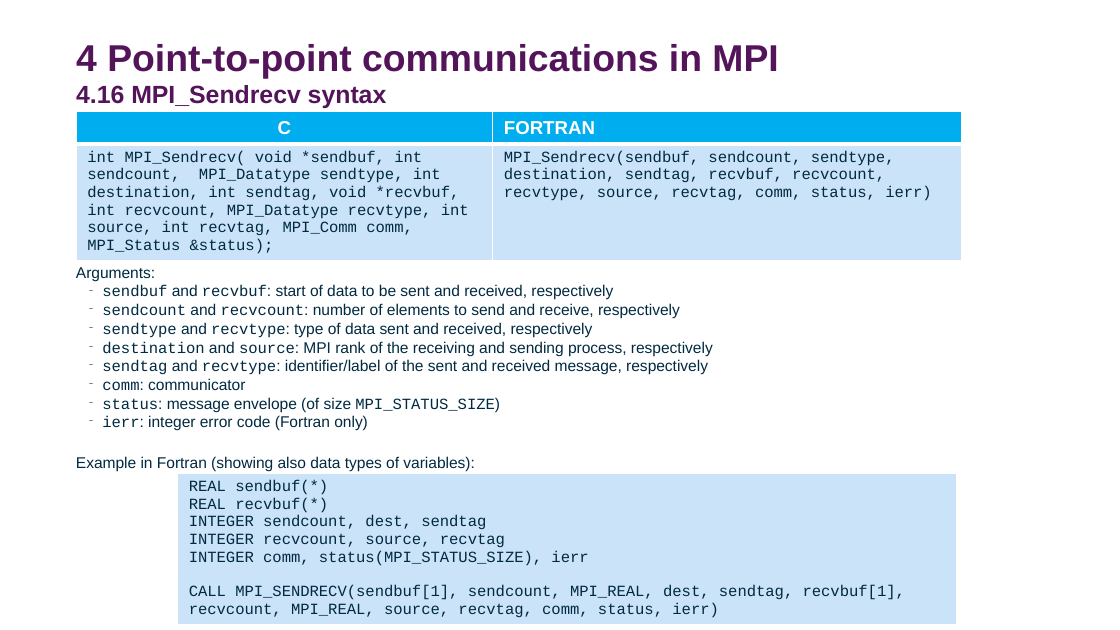
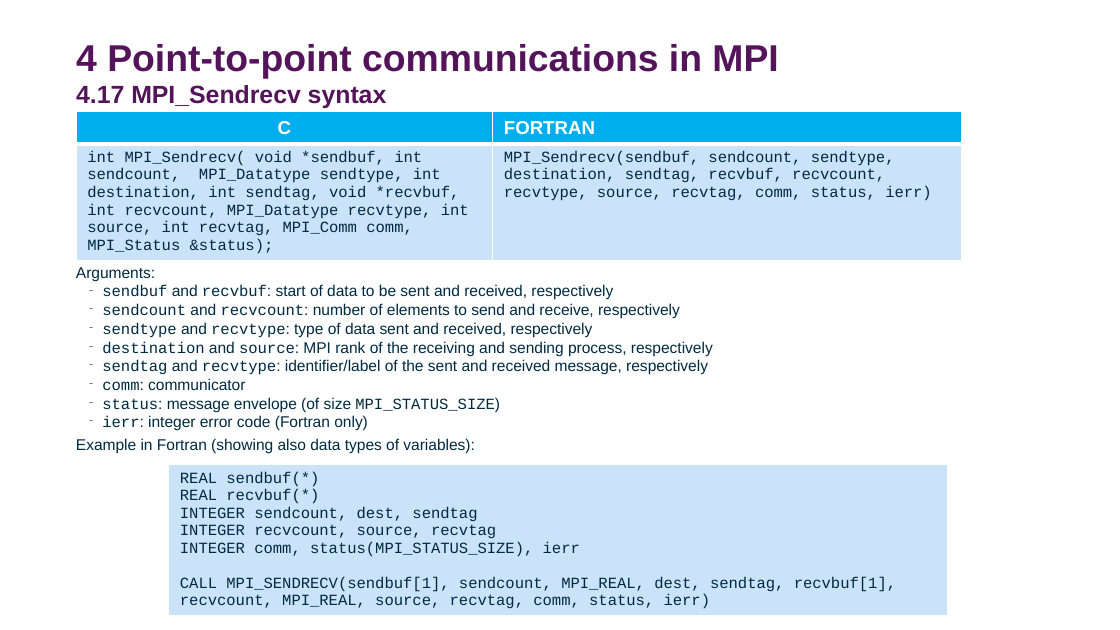
Before and after one commit to DurhamARC-Training/BasicParallelProgramming, a slide deck: slide 53 of OpenMPMPIShortCourse_Autumn2025.odp (slide 52 before the commit). Drawn at 1120x630 pixels with LibreOffice and Linux fonts; fonts in the diff are those of the drawing; background and template pictures are left out. Boxes give left, top, right and bottom in pixels: in the first picture for what was removed or moved away, otherwise in the second. Text is boxed around its words. In the diff, an @@ line names an element or a change of style, - is before the commit and + after.

Commit message:
Finalised instructor list; correct paths for OMP examples; add section 4.12 on MPI_Probe

```diff
--- a/OpenMPMPIShortCourse_Autumn2025.odp
+++ b/OpenMPMPIShortCourse_Autumn2025.odp
@@ title at (76, 44, 778, 108): text changed @@
-4 Point-to-point communications in MPI
-4.16 MPI_Sendrecv syntax
+4 Point-to-point communications in MPI
+4.17 MPI_Sendrecv syntax
@@ text at (76, 438, 475, 454): less space between paragraphs @@
@@ table: place and size @@
-table at (178, 474, 958, 625)
+table at (169, 465, 949, 616)
```
Also in this commit, not shown: 15 other slides changed, 2 slides added, 1 slide removed, 1 other file.
